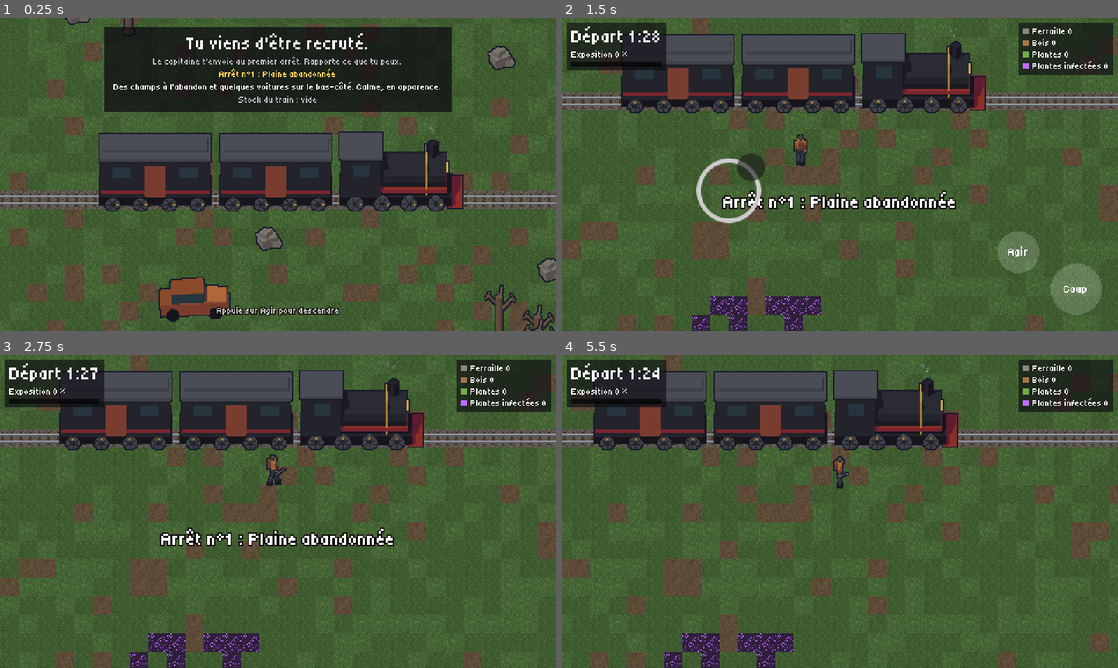
Above: before the commit, frames 1-4 (two rows, left to right).
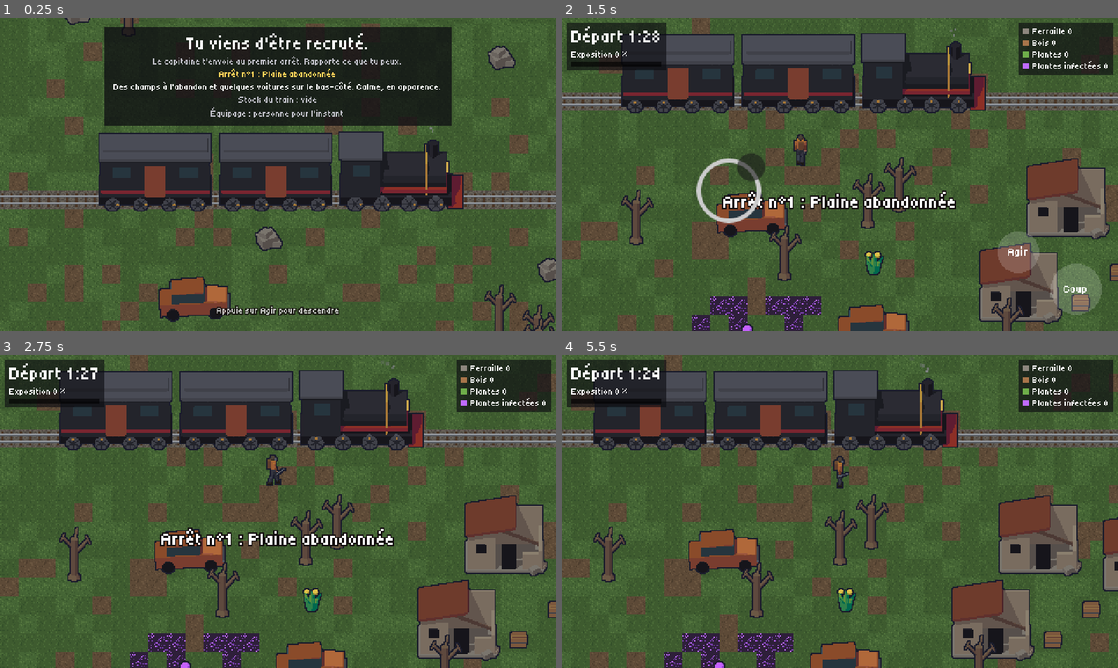
Above: after the commit, the same moments.

Repository: Andrews-Hef/Runaway-_train-
Game: Godot game, scene res://levels/journey/journey.tscn
Same seed, same stepped clock (60 frames per second), same inputs: the game is played once before the commit and once after it.
Inputs (mouse positions are in pixels of both pictures, inside the frame that each line leads up to):
- Up to frame 1 (0.25 s): no input
- Up to frame 2 (1.5 s): tap Enter at 0.5 s; move the mouse to (962, 158) at 0.52 s; hold D (move_right) 0.53-1.25 s; hold Space (attack) 0.53-1.25 s; click (962, 158) at 0.67 s; tap E (interact) at 0.8 s; drag from (728, 190) to (795, 121) at 1.27 s
- Up to frame 3 (2.75 s): move the mouse to (511, 627) at 2.02 s; hold D (move_right) from 2.03 s (still down); hold Space (attack) from 2.03 s (still down); click (511, 627) at 2.17 s; tap E (interact) at 2.3 s
- Up to frame 4 (5.5 s): release D (move_right) at 2.75 s; release Space (attack) at 2.75 s; drag from (812, 574) to (834, 480) at 2.77 s; drag from (1017, 589) to (867, 511) at 3.52 s; drag from (673, 464) to (840, 480) at 4.27 s; move the mouse to (867, 511) at 5.02 s; hold S (move_down) from 5.03 s (still down); hold Space (attack) from 5.03 s (still down); click (867, 511) at 5.17 s; tap E (interact) at 5.3 s

The runs differ from the first frame. In frame 1, 2.8% of the frame differs, in the area x 18-82%, y 28-35%; in frame 2, 10%; in frame 3, 11%; in frame 4, 12%, in the area x 5-100%, y 44-100%.
Error before the commit: Invalid access to property or key 'house' on a base object of type 'Dictionary[StringName, PackedScene]'. (res://levels/stop_zone/stop_zone.gd:65)

Commit message:
feat: rencontres jouables dans la zone d'arrêt
- PNJ et objets de rencontre (maintenir Agir), caisses au contenu aléatoire
- Fenêtre de rencontre au doigt, à la manette et au clavier : choix grisés
  avec ce qui manque, résultat, retour aux choix chez le marchand
- Le temps d'arrêt continue pendant le dialogue
- Recrues affichées dans le HUD, le bilan et le trajet

Diff:
--- /dev/null
+++ b/entities/interaction/encounter_spot.gd
@@ -0,0 +1,43 @@
+class_name EncounterSpot
+extends Interactable
+## Point de rencontre : un PNJ, un sac abandonné, une armoire...
+##
+## Maintenir Agir ouvre la rencontre. La zone gère le dialogue et les choix ;
+## ce nœud sait seulement s'il est encore disponible.
+
+signal encounter_requested(spot: EncounterSpot)
+
+@export var encounter: EncounterData:
+	set(value):
+		encounter = value
+		if encounter:
+			prompt = encounter.prompt
+## Le PNJ s'en va (fondu) quand il est recruté.
+@export var leaves_when_recruited: bool = true
+
+## true : la rencontre est terminée, on ne peut plus interagir.
+var resolved: bool = false
+
+
+func can_interact() -> bool:
+	return not resolved and encounter != null
+
+
+func interact(actor: Node2D) -> void:
+	if not can_interact():
+		return
+	super(actor)
+	encounter_requested.emit(self)
+
+
+## La rencontre est finie. `recruited` : le PNJ part rejoindre le train.
+func mark_resolved(recruited: bool) -> void:
+	resolved = true
+	set_focused(false)
+	set_deferred(&"monitorable", false)
+	var tween := create_tween()
+	if recruited and leaves_when_recruited:
+		tween.tween_property(self, "modulate:a", 0.0, 0.6)
+		tween.tween_callback(queue_free)
+	else:
+		tween.tween_property(self, "modulate", Color(0.6, 0.6, 0.65), 0.3)
--- a/entities/interaction/harvestable.gd
+++ b/entities/interaction/harvestable.gd
@@ -8,6 +8,8 @@
 signal harvested(loot: LootData, amount: int, exposure: float)
 
 @export var loot: LootData
+## Si non vide, chaque récolte tire une ressource au hasard ici (caisses, cachettes).
+@export var loot_pool: Array[LootData] = []
 @export var amount_min: int = 1
 @export var amount_max: int = 2
 ## Exposition ajoutée au joueur à la récolte (ressources infectées).
@@ -19,7 +21,7 @@
 
 
 func can_interact() -> bool:
-	return not depleted and loot != null
+	return not depleted and (loot != null or not loot_pool.is_empty())
 
 
 func interact(actor: Node2D) -> void:
@@ -28,7 +30,10 @@
 	depleted = true
 	set_focused(false)
 	set_progress(0.0)
-	harvested.emit(loot, randi_range(amount_min, amount_max), exposure_on_harvest)
+	var found: LootData = loot
+	if not loot_pool.is_empty():
+		found = loot_pool.pick_random()
+	harvested.emit(found, randi_range(amount_min, amount_max), exposure_on_harvest)
 	super(actor)
 	_play_depleted()
 
--- /dev/null
+++ b/entities/npc/merchant.tscn
@@ -0,0 +1,32 @@
+[gd_scene format=3]
+
+[ext_resource type="Script" path="res://entities/interaction/encounter_spot.gd" id="1_spot"]
+[ext_resource type="SpriteFrames" path="res://assets/sprites/merchant/merchant.tres" id="2_frames"]
+
+[sub_resource type="CircleShape2D" id="CircleShape2D_reach"]
+radius = 16.0
+
+[sub_resource type="RectangleShape2D" id="RectangleShape2D_body"]
+size = Vector2(10, 6)
+
+[node name="Merchant" type="Area2D"]
+script = ExtResource("1_spot")
+prompt = "Parler"
+hold_time = 0.3
+indicator_offset = Vector2(0, -44)
+
+[node name="AnimatedSprite2D" type="AnimatedSprite2D" parent="."]
+sprite_frames = ExtResource("2_frames")
+animation = &"idle_s"
+autoplay = "idle_s"
+centered = false
+offset = Vector2(-18, -36)
+
+[node name="CollisionShape2D" type="CollisionShape2D" parent="."]
+shape = SubResource("CircleShape2D_reach")
+
+[node name="Blocker" type="StaticBody2D" parent="."]
+
+[node name="CollisionShape2D" type="CollisionShape2D" parent="Blocker"]
+position = Vector2(0, -3)
+shape = SubResource("RectangleShape2D_body")
--- /dev/null
+++ b/entities/npc/refugee.tscn
@@ -0,0 +1,32 @@
+[gd_scene format=3]
+
+[ext_resource type="Script" path="res://entities/interaction/encounter_spot.gd" id="1_spot"]
+[ext_resource type="SpriteFrames" path="res://assets/sprites/refugee/refugee.tres" id="2_frames"]
+
+[sub_resource type="CircleShape2D" id="CircleShape2D_reach"]
+radius = 16.0
+
+[sub_resource type="RectangleShape2D" id="RectangleShape2D_body"]
+size = Vector2(10, 6)
+
+[node name="Refugee" type="Area2D"]
+script = ExtResource("1_spot")
+prompt = "Parler"
+hold_time = 0.3
+indicator_offset = Vector2(0, -44)
+
+[node name="AnimatedSprite2D" type="AnimatedSprite2D" parent="."]
+sprite_frames = ExtResource("2_frames")
+animation = &"idle_s"
+autoplay = "idle_s"
+centered = false
+offset = Vector2(-18, -36)
+
+[node name="CollisionShape2D" type="CollisionShape2D" parent="."]
+shape = SubResource("CircleShape2D_reach")
+
+[node name="Blocker" type="StaticBody2D" parent="."]
+
+[node name="CollisionShape2D" type="CollisionShape2D" parent="Blocker"]
+position = Vector2(0, -3)
+shape = SubResource("RectangleShape2D_body")
--- a/levels/journey/journey.gd
+++ b/levels/journey/journey.gd
@@ -95,7 +95,7 @@
 		_subtitle.text = "Le train file vers l'arrêt suivant."
 	_next_stop.text = "Arrêt n°%d : %s" % [GameState.stop_number, zone.display_name]
 	_description.text = zone.description
-	_storage.text = _storage_summary()
+	_storage.text = _storage_summary() + "\n" + _crew_summary()
 
 
 static func _storage_summary() -> String:
@@ -109,6 +109,15 @@
 	return "Stock du train : " + " · ".join(parts)
 
 
+static func _crew_summary() -> String:
+	if GameState.crew.is_empty():
+		return "Équipage : personne pour l'instant"
+	var names: PackedStringArray = []
+	for member: CrewMember in GameState.crew:
+		names.append(member.describe())
+	return "Équipage : " + ", ".join(names)
+
+
 func _refresh_hint() -> void:
 	_hint.text = "Appuie sur %s pour descendre" % InputMode.label_for(&"interact")
 
--- a/levels/stop_zone/stop_zone.gd
+++ b/levels/stop_zone/stop_zone.gd
@@ -15,6 +15,14 @@
 	&"rock": preload("res://props/rock/rock.tscn"),
 	&"herb": preload("res://props/plant/herb.tscn"),
 	&"infected_herb": preload("res://props/plant/infected_herb.tscn"),
+	&"house": preload("res://props/house_ruin/house_ruin.tscn"),
+	&"cache": preload("res://props/cache/cache.tscn"),
+	&"shelter": preload("res://props/shelter/shelter.tscn"),
+	&"cart": preload("res://props/cart/cart.tscn"),
+	&"refugee": preload("res://entities/npc/refugee.tscn"),
+	&"merchant": preload("res://entities/npc/merchant.tscn"),
+	&"backpack": preload("res://props/backpack/backpack.tscn"),
+	&"locker": preload("res://props/locker/locker.tscn"),
 }
 
 const GROUND_SOURCE_ID: int = 0
@@ -32,9 +40,15 @@
 @onready var _session: StopSession = $StopSession
 @onready var _hud: CanvasLayer = $Hud
 @onready var _result_screen: CanvasLayer = $ResultScreen
+@onready var _dialog: CanvasLayer = $EncounterDialog
 
 var layout: ZoneGenerator.Layout
 var zone: ZoneProfile
+
+## Hasard des rencontres (gains aléatoires, prénoms, infection cachée).
+var _encounter_rng: RandomNumberGenerator = RandomNumberGenerator.new()
+## Rencontre en cours (null si aucune fenêtre ouverte).
+var _active_spot: EncounterSpot
 
 
 func _ready() -> void:
@@ -42,6 +56,7 @@
 	var zone_seed: int = seed_override if seed_override != 0 else GameState.current_seed
 	var player_spawn: Vector2 = ZoneGenerator.TRAIN_POSITION + _train.door.position + Vector2(0.0, 40.0)
 	layout = ZoneGenerator.generate(zone, zone_seed, [player_spawn])
+	_encounter_rng.seed = zone_seed + 1
 	_apply_layout()
 	_build_bounds()
 	_setup_camera()
@@ -67,6 +82,10 @@
 		_world.add_child(node)
 		if node is Harvestable:
 			_connect_harvestable(node as Harvestable)
+		elif node is EncounterSpot:
+			var spot := node as EncounterSpot
+			spot.encounter = EncounterLibrary.get_encounter(spawn.data)
+			spot.encounter_requested.connect(_open_encounter)
 
 
 ## Quatre murs invisibles autour de la zone.
@@ -109,6 +128,8 @@
 	_session.ended.connect(_on_session_ended)
 	_hud.call(&"bind", _session, _player, GameState.LOOT_TYPES)
 	_hud.call(&"announce_zone", GameState.stop_number, zone.display_name)
+	_dialog.connect(&"choice_selected", _on_choice_selected)
+	_dialog.connect(&"closed", _on_dialog_closed)
 	_result_screen.connect(&"continue_requested", _continue_journey)
 	_result_screen.connect(&"new_run_requested", _new_run)
 
@@ -120,7 +141,42 @@
 	)
 
 
+# --- Rencontres -------------------------------------------------------------------
+
+func _open_encounter(spot: EncounterSpot) -> void:
+	if not _session.is_running() or _dialog.call(&"is_open"):
+		return
+	_active_spot = spot
+	_player.set_controls_enabled(false)
+	_dialog.call(&"open", spot.encounter, _session.result)
+
+
+func _on_choice_selected(choice: EncounterChoice) -> void:
+	if _active_spot == null:
+		return
+	if choice.leave:
+		_dialog.call(&"show_outcome", choice.outcome_text, {} as Dictionary[StringName, int], false)
+		return
+	var outcome := _session.resolve_choice(choice, _encounter_rng, GameState.crew_names())
+	if outcome == null:
+		return
+	_player.exposure.add(outcome.exposure)
+	var repeatable: bool = _active_spot.encounter.repeatable
+	if not repeatable:
+		_active_spot.mark_resolved(outcome.recruit != null)
+	_dialog.call(&"show_outcome", outcome.text, outcome.gained, repeatable)
+
+
+func _on_dialog_closed() -> void:
+	_active_spot = null
+	if _session.is_running():
+		_player.set_controls_enabled(true)
+
+
+# --- Fin de la sortie -------------------------------------------------------------
+
 func _on_session_ended(result: ExpeditionResult) -> void:
+	_dialog.call(&"close")
 	_player.set_controls_enabled(false)
 	GameState.record_expedition(result)
 	if result.boarded:
--- a/levels/stop_zone/stop_zone.tscn
+++ b/levels/stop_zone/stop_zone.tscn
@@ -9,6 +9,7 @@
 [ext_resource type="PackedScene" path="res://ui/hud/hud.tscn" id="7_hud"]
 [ext_resource type="PackedScene" path="res://ui/result/result_screen.tscn" id="8_result"]
 [ext_resource type="PackedScene" path="res://ui/touch/touch_controls.tscn" id="9_touch"]
+[ext_resource type="PackedScene" path="res://ui/encounter/encounter_dialog.tscn" id="10_dialog"]
 
 [node name="StopZone" type="Node2D"]
 script = ExtResource("1_zone")
@@ -34,6 +35,8 @@
 
 [node name="Hud" parent="." instance=ExtResource("7_hud")]
 
+[node name="EncounterDialog" parent="." instance=ExtResource("10_dialog")]
+
 [node name="ResultScreen" parent="." instance=ExtResource("8_result")]
 
 [node name="TouchControls" parent="." instance=ExtResource("9_touch")]
--- /dev/null
+++ b/props/backpack/backpack.tscn
@@ -0,0 +1,22 @@
+[gd_scene format=3]
+
+[ext_resource type="Script" path="res://entities/interaction/encounter_spot.gd" id="1_spot"]
+[ext_resource type="Texture2D" path="res://assets/sprites/props/backpack.png" id="2_sprite"]
+
+[sub_resource type="CircleShape2D" id="CircleShape2D_reach"]
+radius = 12.0
+
+[node name="Backpack" type="Area2D"]
+script = ExtResource("1_spot")
+leaves_when_recruited = false
+prompt = "Examiner"
+hold_time = 0.3
+indicator_offset = Vector2(0, -18)
+
+[node name="Sprite2D" type="Sprite2D" parent="."]
+texture = ExtResource("2_sprite")
+centered = false
+offset = Vector2(-14, -13)
+
+[node name="CollisionShape2D" type="CollisionShape2D" parent="."]
+shape = SubResource("CircleShape2D_reach")
--- /dev/null
+++ b/props/cache/cache.tscn
@@ -0,0 +1,37 @@
+[gd_scene format=3]
+
+[ext_resource type="Script" path="res://entities/interaction/harvestable.gd" id="1_harvest"]
+[ext_resource type="Resource" path="res://data/loot/scrap.tres" id="2_scrap"]
+[ext_resource type="Resource" path="res://data/loot/wood.tres" id="3_wood"]
+[ext_resource type="Resource" path="res://data/loot/herb.tres" id="4_herb"]
+[ext_resource type="Texture2D" path="res://assets/sprites/props/cache.png" id="5_sprite"]
+[ext_resource type="Script" path="res://core/loot_data.gd" id="6_loot_script"]
+
+[sub_resource type="CircleShape2D" id="CircleShape2D_reach"]
+radius = 14.0
+
+[sub_resource type="RectangleShape2D" id="RectangleShape2D_body"]
+size = Vector2(12, 8)
+
+[node name="Cache" type="Area2D"]
+script = ExtResource("1_harvest")
+loot_pool = Array[ExtResource("6_loot_script")]([ExtResource("2_scrap"), ExtResource("3_wood"), ExtResource("4_herb")])
+amount_min = 2
+amount_max = 3
+remove_when_depleted = false
+prompt = "Fouiller la caisse"
+hold_time = 1.2
+indicator_offset = Vector2(0, -24)
+
+[node name="Sprite2D" type="Sprite2D" parent="."]
+texture = ExtResource("5_sprite")
+centered = false
+offset = Vector2(-14, -19)
+
+[node name="CollisionShape2D" type="CollisionShape2D" parent="."]
+shape = SubResource("CircleShape2D_reach")
+
+[node name="Blocker" type="StaticBody2D" parent="."]
+
+[node name="CollisionShape2D" type="CollisionShape2D" parent="Blocker"]
+shape = SubResource("RectangleShape2D_body")
--- /dev/null
+++ b/props/cart/cart.tscn
@@ -0,0 +1,16 @@
+[gd_scene format=3]
+
+[ext_resource type="Texture2D" path="res://assets/sprites/props/cart.png" id="1_sprite"]
+
+[sub_resource type="RectangleShape2D" id="RectangleShape2D_body"]
+size = Vector2(40, 14)
+
+[node name="Cart" type="StaticBody2D"]
+
+[node name="Sprite2D" type="Sprite2D" parent="."]
+texture = ExtResource("1_sprite")
+centered = false
+offset = Vector2(-40, -48)
+
+[node name="CollisionShape2D" type="CollisionShape2D" parent="."]
+shape = SubResource("RectangleShape2D_body")
--- /dev/null
+++ b/props/house_ruin/house_ruin.tscn
@@ -0,0 +1,16 @@
+[gd_scene format=3]
+
+[ext_resource type="Texture2D" path="res://assets/sprites/props/house_ruin.png" id="1_sprite"]
+
+[sub_resource type="RectangleShape2D" id="RectangleShape2D_body"]
+size = Vector2(64, 24)
+
+[node name="HouseRuin" type="StaticBody2D"]
+
+[node name="Sprite2D" type="Sprite2D" parent="."]
+texture = ExtResource("1_sprite")
+centered = false
+offset = Vector2(-44, -62)
+
+[node name="CollisionShape2D" type="CollisionShape2D" parent="."]
+shape = SubResource("RectangleShape2D_body")
--- /dev/null
+++ b/props/locker/locker.tscn
@@ -0,0 +1,30 @@
+[gd_scene format=3]
+
+[ext_resource type="Script" path="res://entities/interaction/encounter_spot.gd" id="1_spot"]
+[ext_resource type="Texture2D" path="res://assets/sprites/props/locker.png" id="2_sprite"]
+
+[sub_resource type="CircleShape2D" id="CircleShape2D_reach"]
+radius = 14.0
+
+[sub_resource type="RectangleShape2D" id="RectangleShape2D_body"]
+size = Vector2(14, 8)
+
+[node name="Locker" type="Area2D"]
+script = ExtResource("1_spot")
+leaves_when_recruited = false
+prompt = "Examiner"
+hold_time = 0.3
+indicator_offset = Vector2(0, -44)
+
+[node name="Sprite2D" type="Sprite2D" parent="."]
+texture = ExtResource("2_sprite")
+centered = false
+offset = Vector2(-14, -36)
+
+[node name="CollisionShape2D" type="CollisionShape2D" parent="."]
+shape = SubResource("CircleShape2D_reach")
+
+[node name="Blocker" type="StaticBody2D" parent="."]
+
+[node name="CollisionShape2D" type="CollisionShape2D" parent="Blocker"]
+shape = SubResource("RectangleShape2D_body")
--- /dev/null
+++ b/props/shelter/shelter.tscn
@@ -0,0 +1,16 @@
+[gd_scene format=3]
+
+[ext_resource type="Texture2D" path="res://assets/sprites/props/shelter.png" id="1_sprite"]
+
+[sub_resource type="RectangleShape2D" id="RectangleShape2D_body"]
+size = Vector2(44, 18)
+
+[node name="Shelter" type="StaticBody2D"]
+
+[node name="Sprite2D" type="Sprite2D" parent="."]
+texture = ExtResource("1_sprite")
+centered = false
+offset = Vector2(-32, -47)
+
+[node name="CollisionShape2D" type="CollisionShape2D" parent="."]
+shape = SubResource("RectangleShape2D_body")
--- /dev/null
+++ b/ui/encounter/encounter_dialog.gd
@@ -0,0 +1,104 @@
+extends CanvasLayer
+## Fenêtre d'une rencontre : texte, choix, puis résultat.
+##
+## Utilisable au doigt, à la souris, à la manette et au clavier (boutons
+## focalisables). Le temps d'arrêt continue de défiler : le train n'attend pas.
+## La fenêtre ne décide de rien : elle émet le choix, la zone l'applique.
+
+signal choice_selected(choice: EncounterChoice)
+signal closed
+
+@onready var _root: Control = $Root
+@onready var _title: Label = %Title
+@onready var _text: Label = %Text
+@onready var _choices: VBoxContainer = %Choices
+@onready var _outcome: Label = %Outcome
+@onready var _continue: Button = %Continue
+
+var _encounter: EncounterData
+var _carrying: ExpeditionResult
+var _return_to_choices: bool = false
+
+
+func _ready() -> void:
+	_root.visible = false
+	_continue.pressed.connect(_on_continue_pressed)
+
+
+func is_open() -> bool:
+	return _root.visible
+
+
+## Affiche une rencontre. `carrying` : ce que le joueur porte, pour griser ce qu'il ne peut pas payer.
+func open(encounter: EncounterData, carrying: ExpeditionResult) -> void:
+	_encounter = encounter
+	_carrying = carrying
+	_title.text = encounter.title
+	_text.text = encounter.text
+	_outcome.visible = false
+	_continue.visible = false
+	_build_choices()
+	_root.visible = true
+
+
+## Affiche le résultat d'un choix. `return_to_choices` : revenir aux choix ensuite (marchand).
+func show_outcome(text: String, gained: Dictionary[StringName, int], return_to_choices: bool) -> void:
+	var lines: PackedStringArray = [text]
+	for id: StringName in gained:
+		lines.append("+%d %s" % [gained[id], loot_name(id)])
+	_outcome.text = "\n".join(lines)
+	_outcome.visible = true
+	_choices.visible = false
+	_continue.text = "Continuer" if return_to_choices else "Fermer"
+	_continue.visible = true
+	_return_to_choices = return_to_choices
+	_continue.grab_focus()
+
+
+func close() -> void:
+	if not _root.visible:
+		return
+	_root.visible = false
+	closed.emit()
+
+
+func _build_choices() -> void:
+	for child: Node in _choices.get_children():
+		child.queue_free()
+	_choices.visible = true
+	var first_enabled: Button = null
+	for choice: EncounterChoice in _encounter.choices:
+		var button := Button.new()
+		button.custom_minimum_size = Vector2(0.0, 18.0)
+		button.text = choice.label
+		var lacking := EncounterResolver.missing(choice, _carrying)
+		if not lacking.is_empty():
+			button.disabled = true
+			button.text += "  (il te manque %s)" % _describe(lacking)
+		button.pressed.connect(func() -> void: choice_selected.emit(choice))
+		_choices.add_child(button)
+		if first_enabled == null and not button.disabled:
+			first_enabled = button
+	if first_enabled:
+		first_enabled.grab_focus.call_deferred()
+
+
+func _on_continue_pressed() -> void:
+	if _return_to_choices:
+		open(_encounter, _carrying)
+	else:
+		close()
+
+
+static func _describe(amounts: Dictionary[StringName, int]) -> String:
+	var parts: PackedStringArray = []
+	for id: StringName in amounts:
+		parts.append("%d %s" % [amounts[id], loot_name(id).to_lower()])
+	return ", ".join(parts)
+
+
+static func loot_name(id: StringName) -> String:
+	for loot: LootData in GameState.LOOT_TYPES:
+		if loot.id == id:
+			return loot.display_name
+	return String(id)
--- /dev/null
+++ b/ui/encounter/encounter_dialog.tscn
@@ -0,0 +1,94 @@
+[gd_scene format=3]
+
+[ext_resource type="Script" path="res://ui/encounter/encounter_dialog.gd" id="1_dialog"]
+[ext_resource type="Theme" path="res://ui/theme/game_theme.tres" id="2_theme"]
+
+[sub_resource type="StyleBoxFlat" id="StyleBoxFlat_panel"]
+content_margin_left = 10.0
+content_margin_top = 8.0
+content_margin_right = 10.0
+content_margin_bottom = 8.0
+bg_color = Color(0.07, 0.07, 0.09, 0.96)
+border_width_left = 1
+border_width_top = 1
+border_width_right = 1
+border_width_bottom = 1
+border_color = Color(0.45, 0.4, 0.3, 1)
+
+[node name="EncounterDialog" type="CanvasLayer"]
+layer = 15
+script = ExtResource("1_dialog")
+
+[node name="Root" type="Control" parent="."]
+layout_mode = 3
+anchors_preset = 15
+anchor_right = 1.0
+anchor_bottom = 1.0
+grow_horizontal = 2
+grow_vertical = 2
+theme = ExtResource("2_theme")
+
+[node name="Dim" type="ColorRect" parent="Root"]
+layout_mode = 1
+anchors_preset = 15
+anchor_right = 1.0
+anchor_bottom = 1.0
+grow_horizontal = 2
+grow_vertical = 2
+color = Color(0, 0, 0, 0.35)
+
+[node name="Center" type="CenterContainer" parent="Root"]
+layout_mode = 1
+anchors_preset = 15
+anchor_right = 1.0
+anchor_bottom = 1.0
+grow_horizontal = 2
+grow_vertical = 2
+
+[node name="Panel" type="PanelContainer" parent="Root/Center"]
+custom_minimum_size = Vector2(270, 0)
+layout_mode = 2
+theme_override_styles/panel = SubResource("StyleBoxFlat_panel")
+
+[node name="VBox" type="VBoxContainer" parent="Root/Center/Panel"]
+layout_mode = 2
+theme_override_constants/separation = 4
+
+[node name="Title" type="Label" parent="Root/Center/Panel/VBox"]
+unique_name_in_owner = true
+layout_mode = 2
+theme_override_colors/font_color = Color(1, 0.82, 0.35, 1)
+theme_override_font_sizes/font_size = 16
+text = "Un abri de fortune"
+horizontal_alignment = 1
+
+[node name="Text" type="Label" parent="Root/Center/Panel/VBox"]
+unique_name_in_owner = true
+custom_minimum_size = Vector2(250, 0)
+layout_mode = 2
+text = "Texte de la rencontre."
+autowrap_mode = 3
+
+[node name="Separator" type="HSeparator" parent="Root/Center/Panel/VBox"]
+layout_mode = 2
+
+[node name="Choices" type="VBoxContainer" parent="Root/Center/Panel/VBox"]
+unique_name_in_owner = true
+layout_mode = 2
+theme_override_constants/separation = 3
+
+[node name="Outcome" type="Label" parent="Root/Center/Panel/VBox"]
+unique_name_in_owner = true
+visible = false
+custom_minimum_size = Vector2(250, 0)
+layout_mode = 2
+theme_override_colors/font_color = Color(0.85, 0.85, 0.88, 1)
+text = "Résultat."
+autowrap_mode = 3
+
+[node name="Continue" type="Button" parent="Root/Center/Panel/VBox"]
+unique_name_in_owner = true
+visible = false
+custom_minimum_size = Vector2(0, 18)
+layout_mode = 2
+text = "Continuer"
--- a/ui/hud/hud.gd
+++ b/ui/hud/hud.gd
@@ -27,6 +27,7 @@
 	session.time_changed.connect(_on_time_changed)
 	session.whistle_blown.connect(_on_whistle_blown)
 	session.loot_changed.connect(_on_loot_changed)
+	session.recruited.connect(_on_recruited)
 	session.ended.connect(func(_result: ExpeditionResult) -> void: visible = false)
 	player.exposure.changed.connect(_on_exposure_changed)
 	player.exposure.zone_changed.connect(_on_zone_changed)
@@ -88,6 +89,13 @@
 		_loot_labels[loot.id].text = "%s %d" % [loot.display_name, result.get_amount(loot.id)]
 
 
+func _on_recruited(member: CrewMember) -> void:
+	var label := Label.new()
+	label.text = "Recrue : " + member.display_name
+	label.add_theme_color_override(&"font_color", Color(1.0, 0.82, 0.35))
+	_loot_list.add_child(label)
+
+
 func _on_exposure_changed(value: float) -> void:
 	_exposure_bar.value = value
 	_exposure_label.text = "Exposition %d %%" % roundi(value * 100.0)
--- a/ui/result/result_screen.gd
+++ b/ui/result/result_screen.gd
@@ -47,23 +47,27 @@
 	if result.boarded:
 		_title.text = "De retour à bord"
 		_subtitle.text = "Le capitaine attend ton rapport."
-		if result.total_items() == 0:
+		if result.total_items() == 0 and result.recruits.is_empty():
 			_add_line("Tu reviens les mains vides.", Color(0.7, 0.7, 0.7))
 		for loot: LootData in loot_types:
 			var amount: int = result.get_amount(loot.id)
 			if amount > 0:
 				_add_line("%s : %d" % [loot.display_name, amount], loot.color)
+		for member: CrewMember in result.recruits:
+			_add_line("Recrue : " + member.describe(), Color(1.0, 0.82, 0.35))
 		var risk: float = result.infection_risk()
 		_risk.text = "Risque d'infection : %d %%" % roundi(risk * 100.0)
 		_risk.add_theme_color_override(&"font_color", _risk_color(risk))
 		_risk.visible = true
-		_storage.text = "Stock du train : %d ressource(s)" % GameState.storage_total()
+		_storage.text = "Stock du train : %d ressource(s) · Équipage : %d" % [GameState.storage_total(), GameState.crew.size()]
 		_storage.visible = true
 		_button.text = "Continuer le voyage"
 	else:
 		_title.text = "Le train est parti sans toi"
 		_subtitle.text = "Seul dans la zone infectée... La sortie est perdue."
 		_add_line("Butin perdu", RISK_HIGH)
+		if not result.recruits.is_empty():
+			_add_line("%d recrue(s) perdue(s) avec toi" % result.recruits.size(), RISK_HIGH)
 		_risk.visible = false
 		_storage.text = "Tu as tenu %d arrêt(s)." % (GameState.stop_number - 1)
 		_storage.visible = true
Not shown, added: entities/interaction/encounter_spot.gd.uid
Not shown, added: ui/encounter/encounter_dialog.gd.uid
